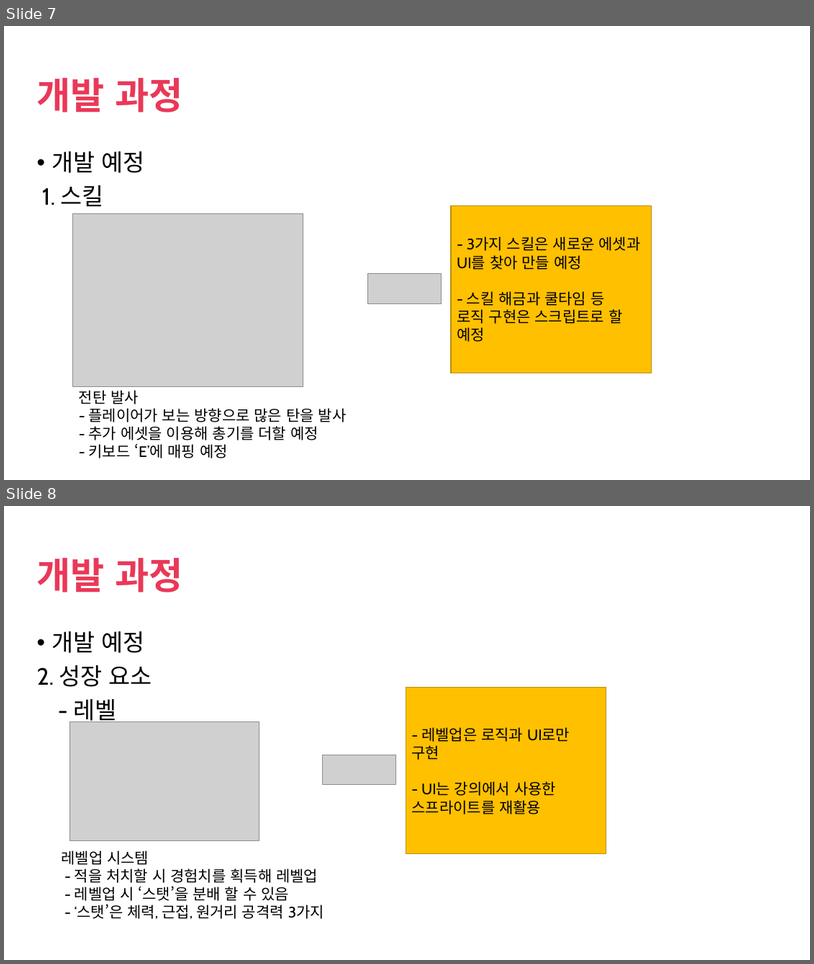
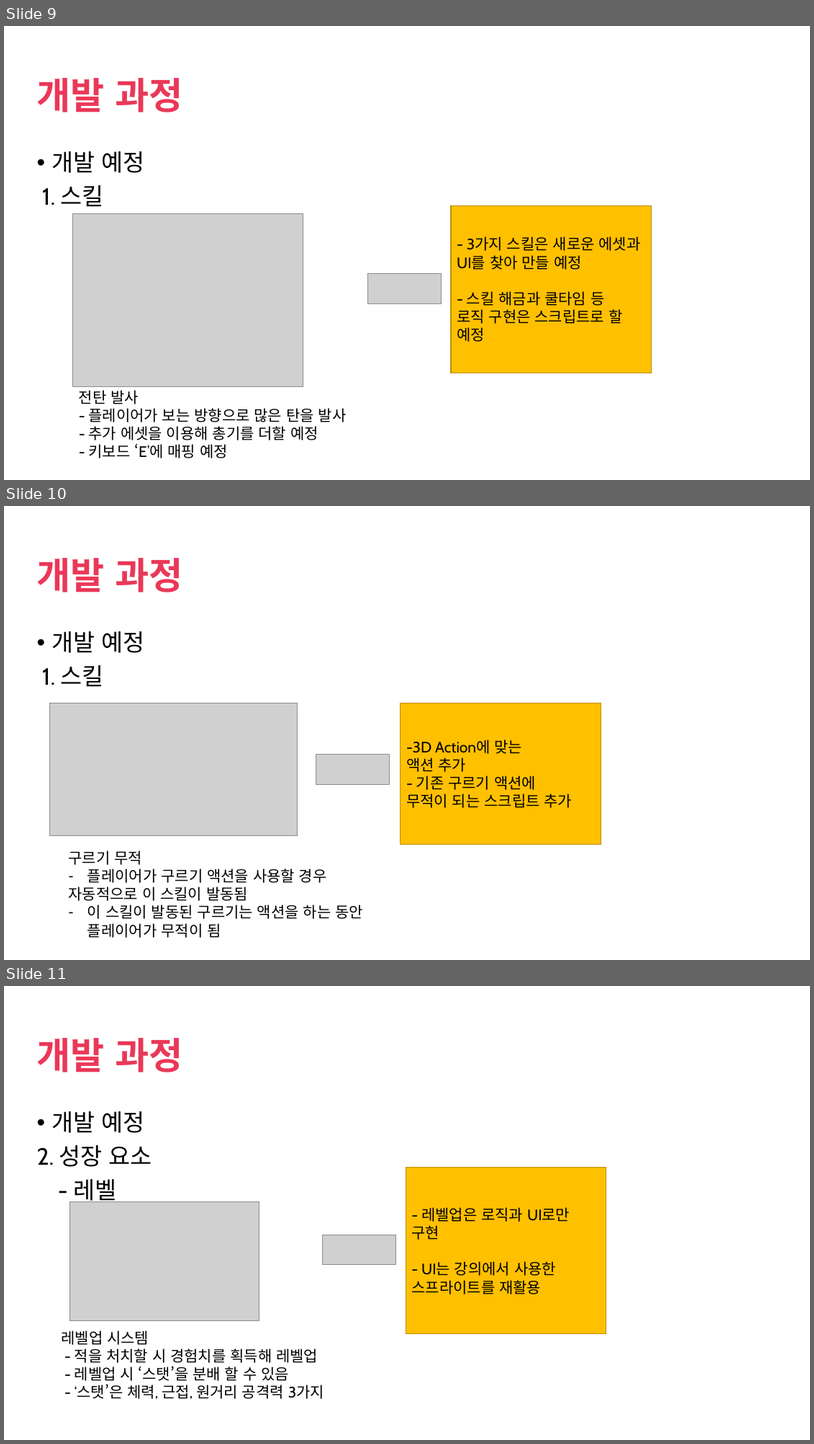
Before and after one commit to seokhee123/DBLAB, a slide deck: 게임 프로그래밍.pptx. Shown one above the other, each under a label of ours: slides 7 and 8 before the commit, slides 9, 10 and 11 after it. The pictures are 814x964 and 814x1444 pixels, drawn with LibreOffice and Linux fonts; fonts in the diff are those of the drawing; grey boxes stand for pictures; background and template pictures are left out. Boxes give left, top, right and bottom in pixels: in the first picture for what was removed or moved away, otherwise in the second. Text is boxed around its words. In the diff, an @@ line names an element or a change of style, - is before the commit and + after.

```diff
--- a/게임 프로그래밍.pptx
+++ b/게임 프로그래밍.pptx
@@ slide 10 added at [4, 506, 810, 960], background picture (left out) @@
@@ title added at [37, 558, 183, 592], 44 pt, text #EA3858, bold @@
+개발 과정
@@ text added at [42, 631, 145, 687], 28 pt, text #000000 @@
+• 개발 예정
+1. 스킬
@@ picture added at [49, 703, 298, 836] @@
@@ rectangle added at [401, 703, 602, 845], fill #FFC000, outline #BD8E00 1 pt, 18 pt, text #000000 @@
+-3D Action에 맞는
+액션 추가
+- 기존 구르기 액션에
+무적이 되는 스크립트 추가
@@ picture added at [316, 754, 389, 784] @@
@@ text added at [69, 850, 363, 937], 18 pt, text #000000 @@
+구르기 무적
+– 플레이어가 구르기 액션을 사용할 경우
+자동적으로 이 스킬이 발동됨
+– 이 스킬이 발동된 구르기는 액션을 하는 동안 플레이어가 무적이 됨
@@ what was slide 7 is now slide 9 @@
@@ what was slide 8 is now slide 11 @@
```
Also in this commit, not shown: 2 slides changed, 4 other slides added.
